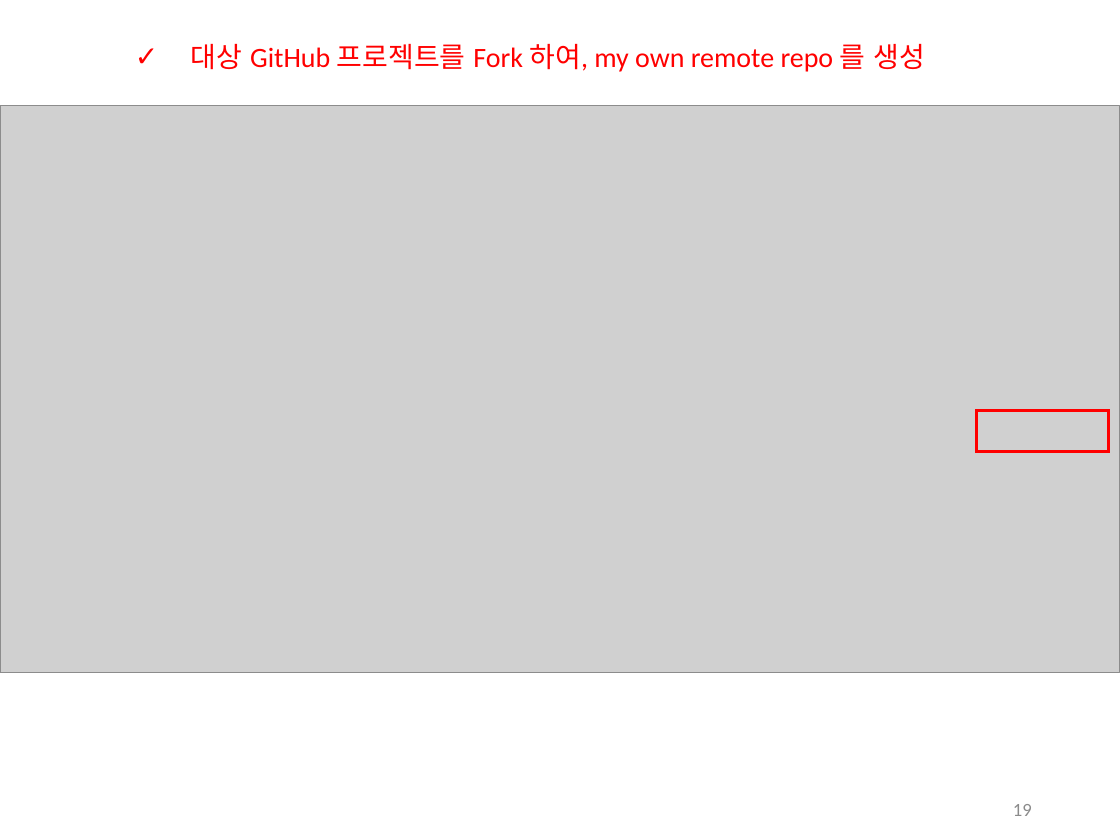
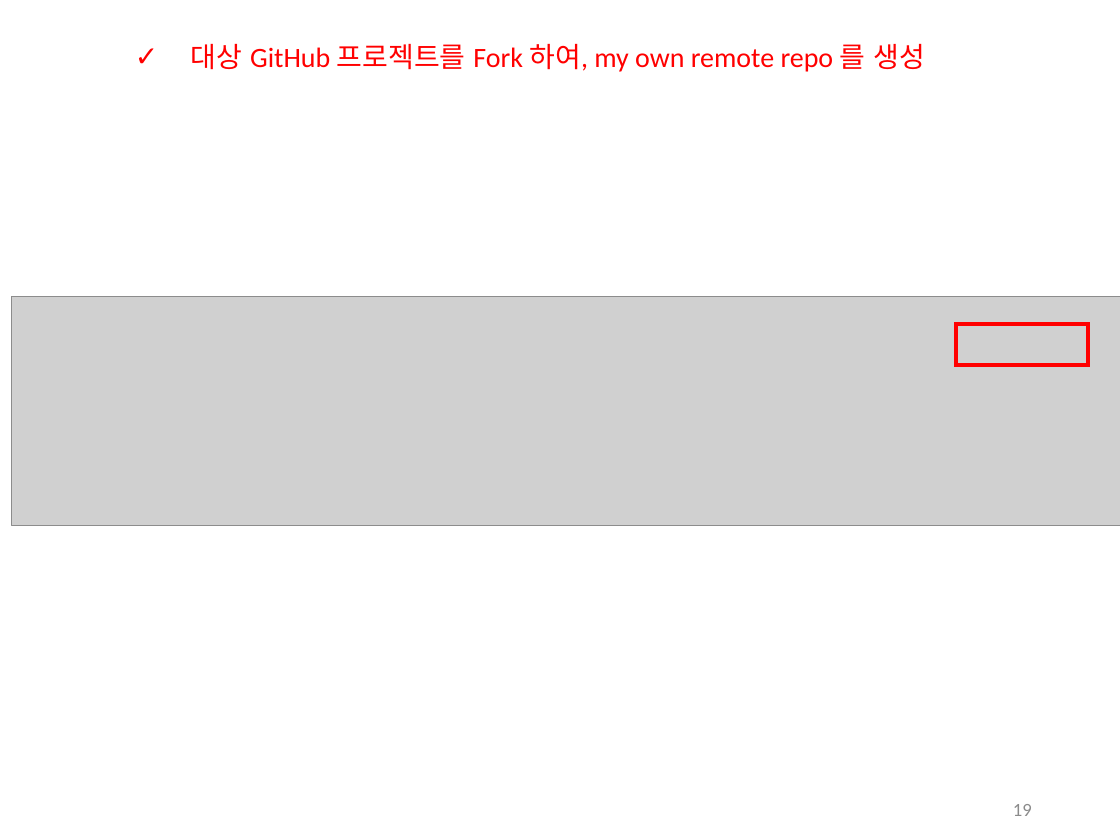
Before and after one commit to JBNU-JEduTools/osscourse, a slide deck: slide 19 of Slides/8. 코드 분석 1.pptx. Drawn at 1120x840 pixels with LibreOffice and Linux fonts; fonts in the diff are those of the drawing; grey boxes stand for pictures. Boxes give left, top, right and bottom in pixels: in the first picture for what was removed or moved away, otherwise in the second. Text is boxed around its words. In the diff, an @@ line names an element or a change of style, - is before the commit and + after.

```diff
--- a/Slides/8. 코드 분석 1.pptx
+++ b/Slides/8. 코드 분석 1.pptx
@@ picture removed at (0, 105, 1120, 672) @@
@@ picture added at (11, 296, 1120, 524) @@
@@ rectangle: place and size @@
-rectangle at (977, 411, 1109, 451)
+rectangle at (956, 324, 1089, 364)
```
Also in this commit, not shown: 1 slide added, 5 other files.
